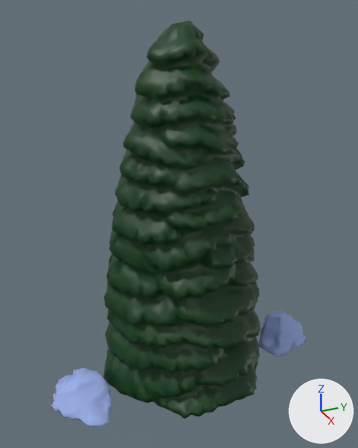
The glTF model public/forest-tree15-colored-lowpoly.glb: old version first, new version second.
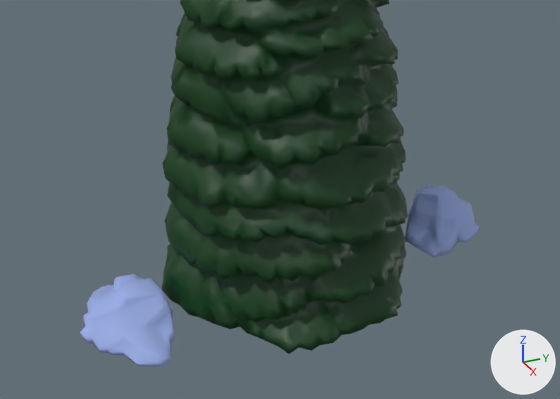
Each version is shown whole from a 50 mm camera at (5.91, -2.8, 5.35) aimed at (0.02, -0.15, 2.41), then close up on the part from 0% to 100% of the width and 43% to 100% of the height. Lighting does not change. The marker at lower right points along +X, +Y and +Z. Where no turn or scale is listed for an object, it has been applied to the vertices.

Names of what the first close-up shows: 'Tree_large_rocks_scanned.001'.
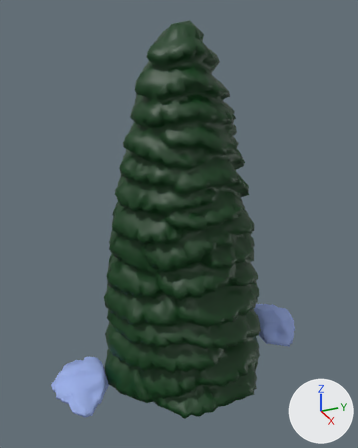
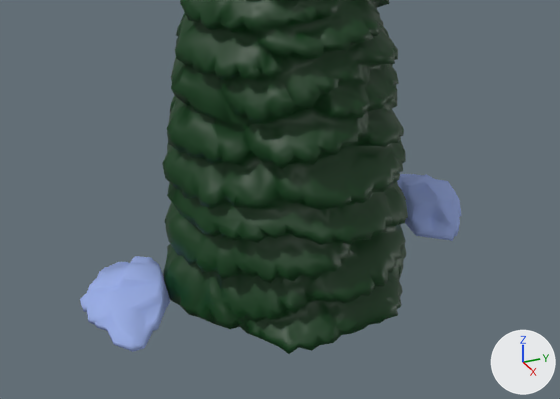
Changed parts and their boxes [x1, y1, x2, y2] in the close-ups (560 x 399 px; the box of a moved part takes in the faces that stretch with it):
```json
{"object": "Tree_large_rocks_scanned.001", "change": "reshaped", "before": [80, 0, 480, 367], "after": [80, 0, 461, 354]}
{"part": 1, "of": "me_tree_large_rocks_scanned_001", "change": "moved or reshaped", "before": [405, 185, 480, 258], "after": [397, 174, 461, 241]}
{"part": 2, "of": "me_tree_large_rocks_scanned_001", "change": "moved or reshaped", "before": [80, 274, 175, 367], "after": [80, 256, 170, 352]}
```

Scene script edits in JSON lines:
```json
{"block": "me_tree_large_rocks_scanned_001", "where": "me_tree_large_rocks_scanned_001.from_pydata(...)  # 4677 vertices, 9365 faces; spans x -1.27..1.27, y -2.25..2.17, z 0.0..5.09"}
{"block": "me_tree_large_rocks_scanned_001", "where": "# used by ob_tree_large_rocks_scanned_001; location = (0.0, 0.0, 0.0)"}
{"block": "me_tree_large_rocks_scanned_001", "change": "me_tree_large_rocks_scanned_001 part 1: the loose piece of 456 vertices spanning x -0.39..0.67, y 1.2..2.17, z 0.0..0.39 is turned 34.6 degrees about the z axis through its middle, then moved by (-0.27, -0.01, 0.0)"}
{"block": "me_tree_large_rocks_scanned_001", "change": "me_tree_large_rocks_scanned_001 part 2: the loose piece of 324 vertices spanning x -0.32..0.9, y -2.25..-1.39, z 0.0..0.3 is turned -20.7 degrees about the z axis through its middle, then moved by (-0.28, 0.04, 0.0)"}
```
